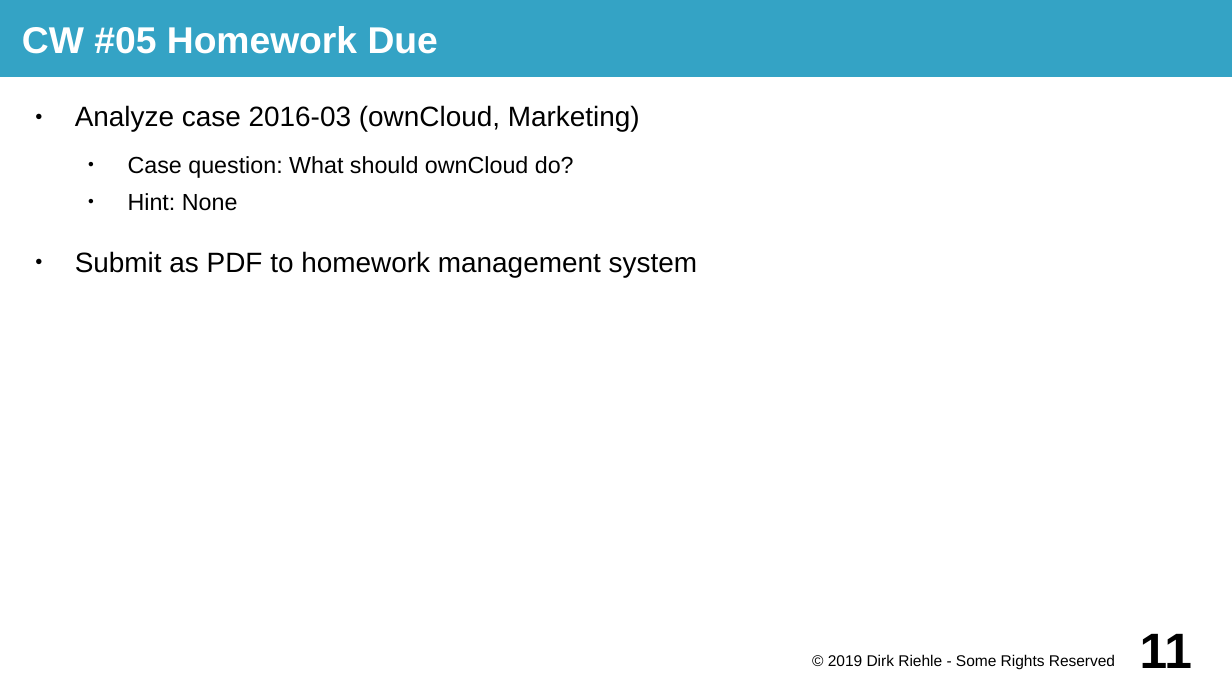
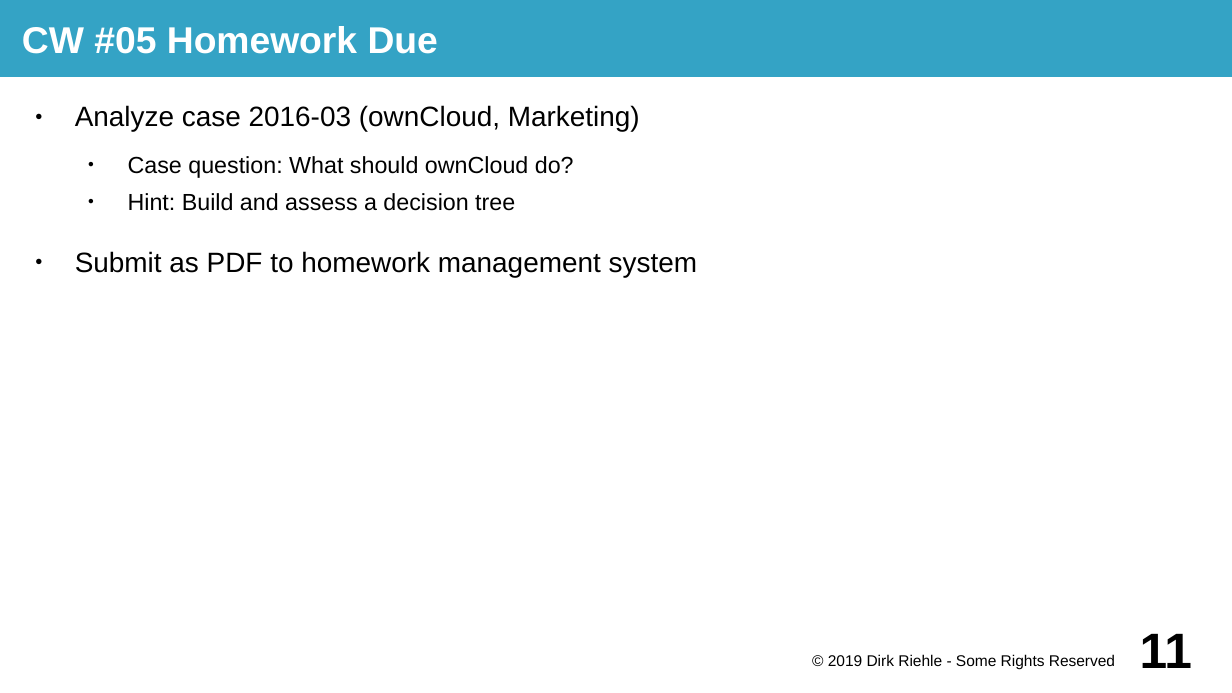
Before and after one commit to dirkriehle/prod-course, a slide deck: slide 11 of Lecture slides/PROD A02 - Course Schedule.odp. Drawn at 1232x693 pixels with LibreOffice and Linux fonts; fonts in the diff are those of the drawing. Boxes give left, top, right and bottom in pixels: in the first picture for what was removed or moved away, otherwise in the second. Text is boxed around its words. In the diff, an @@ line names an element or a change of style, - is before the commit and + after.

```diff
--- a/Lecture slides/PROD A02 - Course Schedule.odp
+++ b/Lecture slides/PROD A02 - Course Schedule.odp
@@ text at (128, 193, 515, 211): text changed @@
-  ● Hint: None
+  ● Hint: Build and assess a decision tree
```
Also in this commit, not shown: 2 other slides changed, 1 other file.
